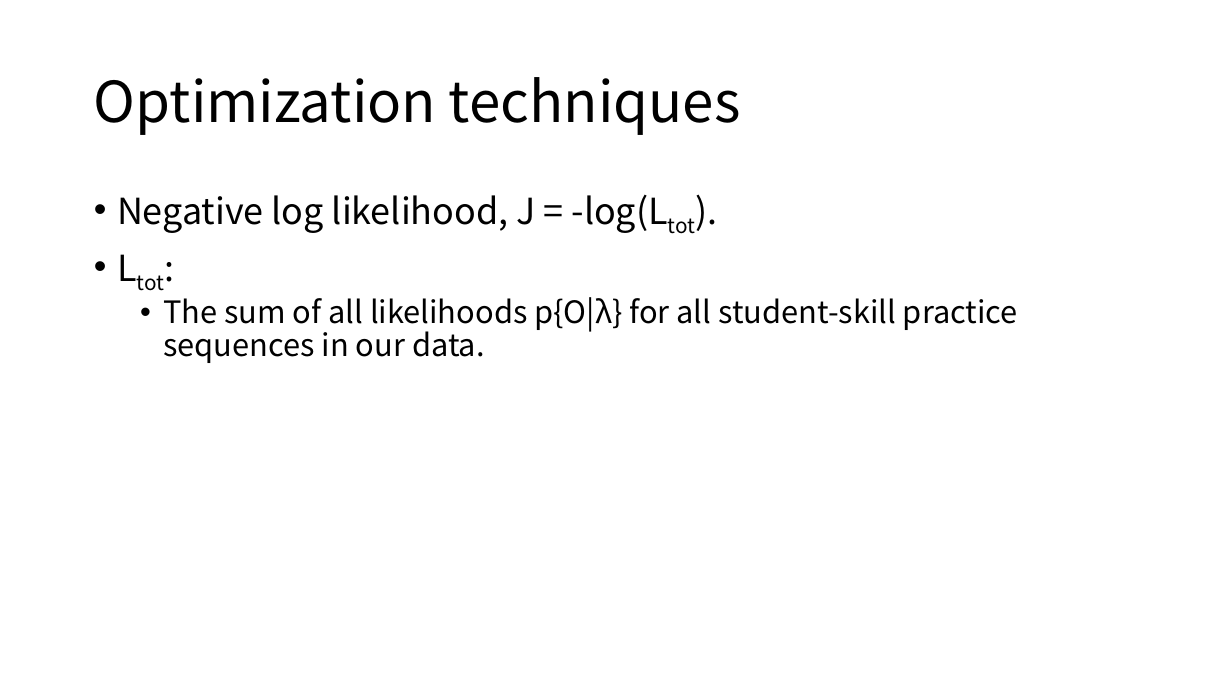
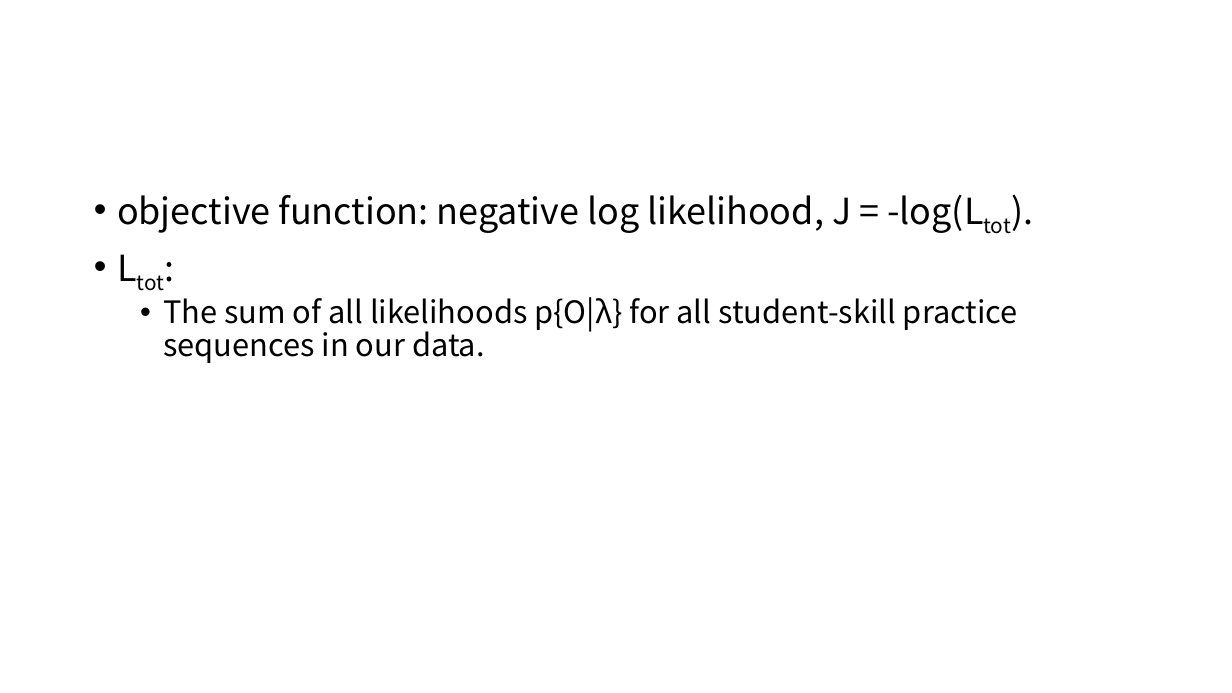
Before and after one commit to cloudspurs/klz, a slide deck: slide 12 of computer_science/statistics/model/hmm/bkt/papers/individualized-bayesian-knowledge-tracing.pptx (slide 10 before the commit). Drawn at 1232x693 pixels with LibreOffice and Linux fonts; fonts in the diff are those of the drawing. Boxes give left, top, right and bottom in pixels: in the first picture for what was removed or moved away, otherwise in the second. Text is boxed around its words. In the diff, an @@ line names an element or a change of style, - is before the commit and + after.

```diff
--- a/computer_science/statistics/model/hmm/bkt/papers/individualized-bayesian-knowledge-tracing.pptx
+++ b/computer_science/statistics/model/hmm/bkt/papers/individualized-bayesian-knowledge-tracing.pptx
@@ title removed at [94,77,741,135] @@
-Optimization techniques
@@ text at [117,194,983,233]: text changed @@
-• Negative log likelihood, J = -log(Ltot).
+• objective function: negative log likelihood, J = -log(Ltot).
```
Also in this commit, not shown: 7 other slides changed, 3 slides added, 10 other files.
